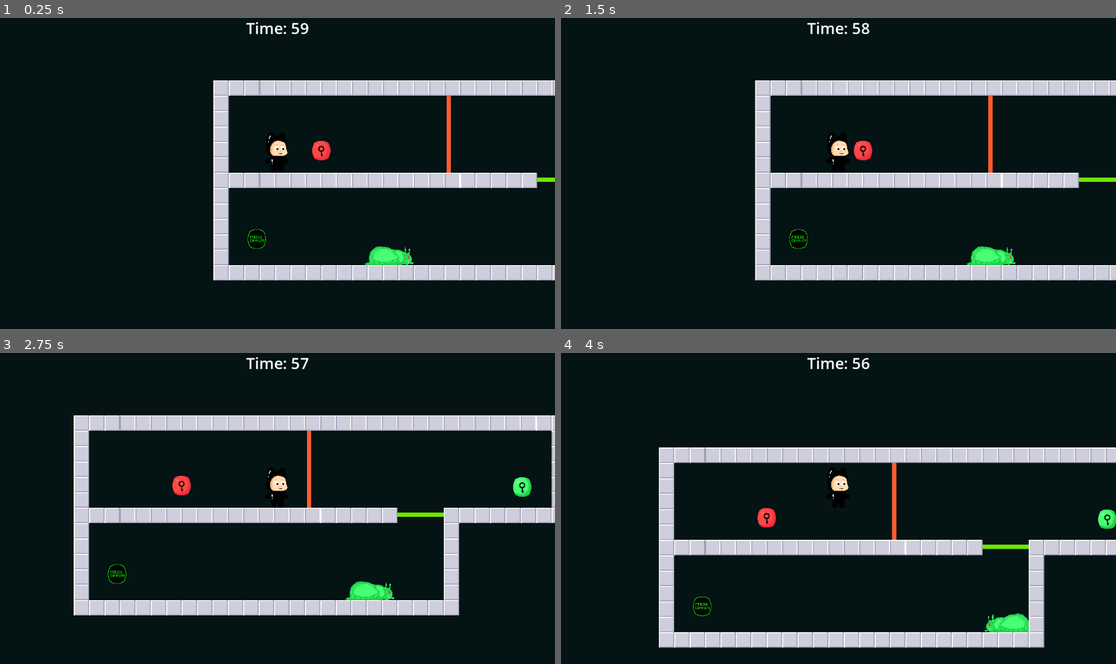
Above: before the commit, frames 1-4 (two rows, left to right).
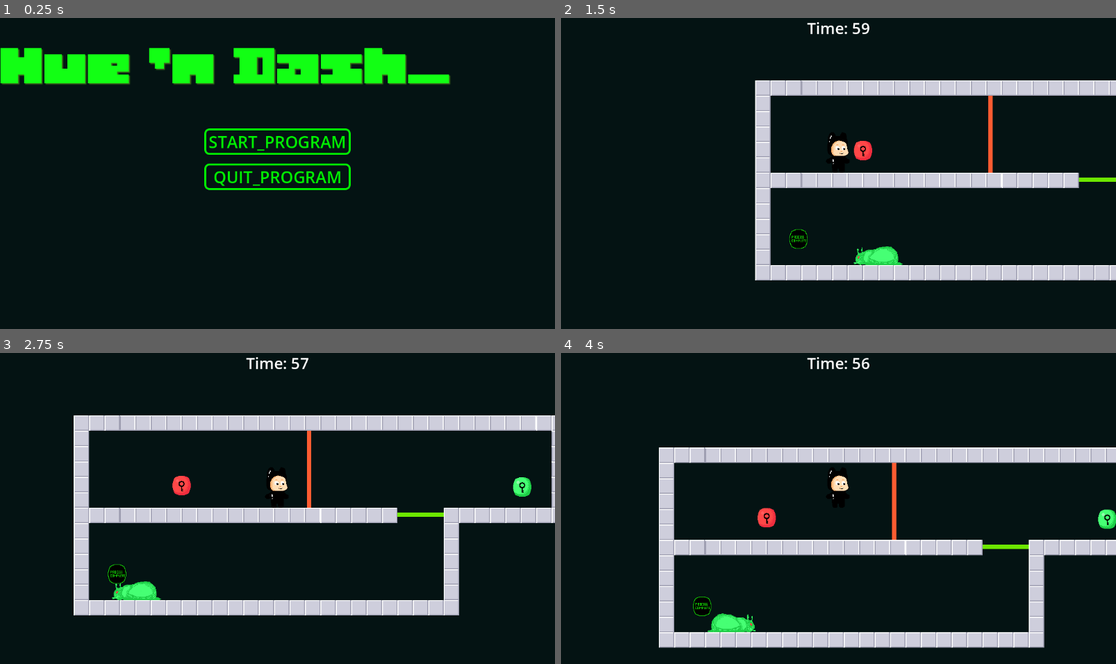
Above: after the commit, the same moments.

Repository: AatishAsh/project-Hues-n-Dash
Game: Godot game, scene res://Scenes/Menu/main_menu.tscn
The game is run twice, just before and just after one commit, with the same random seed, the same clock (stepped at 60 frames per second) and the same inputs. Before the commit the project starts from res://Scenes/Levels/level_1.tscn.
Inputs (mouse positions are in pixels of both pictures, inside the frame that each line leads up to):
- Up to frame 1 (0.25 s): no input
- Up to frame 2 (1.5 s): click (838, 142) at 0.5 s, where only the run after the commit has a clickable "START_PROGRAM"; hold Right (move_right) from 1.28 s (still down); hold E (pick_item) from 1.28 s (still down)
- Up to frame 3 (2.75 s): keep holding Right (move_right); tap Space (jump) at 1.52, 2.27 s; release E (pick_item) at 2.03 s; tap E (pick_item) at 2.1 s
- Up to frame 4 (4 s): release Right (move_right) at 2.78 s; hold A (move_left) 2.78-3.53 s; hold E (pick_item) 2.78-3.53 s; hold Right (move_right) from 3.53 s (still down); tap E (pick_item) at 3.6 s; tap Space (jump) at 3.77 s

The runs differ from the first frame. In frame 1, 19% of the frame differs, in the area x 0-100%, y 1-85%; in frame 2, 0.8%; in frame 3, 0.8%; in frame 4, 0.8%.

Commit message:
Add Main Menu

Diff:
--- /dev/null
+++ b/Scenes/Menu/main_menu.tres
@@ -0,0 +1,15 @@
+[gd_resource type="StyleBoxFlat" format=3 uid="uid://td6ogj4pjrul"]
+
+[resource]
+bg_color = Color(0.6, 0.6, 0.6, 0)
+border_width_left = 4
+border_width_top = 4
+border_width_right = 4
+border_width_bottom = 4
+border_color = Color(0, 0.9529412, 0, 1)
+corner_radius_top_left = 10
+corner_radius_top_right = 10
+corner_radius_bottom_right = 10
+corner_radius_bottom_left = 10
+expand_margin_left = 5.0
+expand_margin_right = 5.0
--- /dev/null
+++ b/Scenes/Menu/main_menu.tscn
@@ -0,0 +1,96 @@
+[gd_scene load_steps=7 format=3 uid="uid://ba1yvibrytyhu"]
+
+[ext_resource type="Texture2D" uid="uid://ccb0e8jlunxv4" path="res://Sprites/UI/tittle_logo.png" id="1_bkwd7"]
+[ext_resource type="Script" uid="uid://dnebrjodpmcgi" path="res://Scripts/UI/main_menu.gd" id="1_tself"]
+[ext_resource type="StyleBox" uid="uid://td6ogj4pjrul" path="res://Scenes/Menu/main_menu.tres" id="3_7jtkx"]
+
+[sub_resource type="StyleBoxFlat" id="StyleBoxFlat_vmek6"]
+bg_color = Color(0.6, 0.6, 0.6, 0)
+border_width_left = 4
+border_width_top = 4
+border_width_right = 4
+border_width_bottom = 4
+border_color = Color(1, 1, 1, 1)
+corner_radius_top_left = 10
+corner_radius_top_right = 10
+corner_radius_bottom_right = 10
+corner_radius_bottom_left = 10
+expand_margin_left = 5.0
+expand_margin_right = 5.0
+
+[sub_resource type="StyleBoxFlat" id="StyleBoxFlat_7jtkx"]
+bg_color = Color(0.6, 0.6, 0.6, 0)
+border_width_left = 4
+border_width_top = 4
+border_width_right = 4
+border_width_bottom = 4
+border_color = Color(0, 0.9529412, 0, 1)
+corner_radius_top_left = 10
+corner_radius_top_right = 10
+corner_radius_bottom_right = 10
+corner_radius_bottom_left = 10
+expand_margin_left = 15.0
+expand_margin_right = 15.0
+
+[sub_resource type="StyleBoxFlat" id="StyleBoxFlat_ab7fb"]
+bg_color = Color(0.6, 0.6, 0.6, 0)
+border_width_left = 4
+border_width_top = 4
+border_width_right = 4
+border_width_bottom = 4
+border_color = Color(1, 1, 1, 1)
+corner_radius_top_left = 10
+corner_radius_top_right = 10
+corner_radius_bottom_right = 10
+corner_radius_bottom_left = 10
+expand_margin_left = 15.0
+expand_margin_right = 15.0
+
+[node name="MainMenu" type="Control"]
+layout_mode = 3
+anchors_preset = 0
+offset_right = 40.0
+offset_bottom = 40.0
+script = ExtResource("1_tself")
+
+[node name="VBoxContainer" type="VBoxContainer" parent="."]
+layout_mode = 1
+offset_top = 63.0
+offset_right = 1152.0
+offset_bottom = 648.0
+
+[node name="TextureRect" type="TextureRect" parent="VBoxContainer"]
+custom_minimum_size = Vector2(50, 80)
+layout_mode = 2
+texture = ExtResource("1_bkwd7")
+expand_mode = 1
+stretch_mode = 4
+
+[node name="Spacer" type="Control" parent="VBoxContainer"]
+custom_minimum_size = Vector2(0, 80)
+layout_mode = 2
+
+[node name="Start" type="Button" parent="VBoxContainer"]
+layout_mode = 2
+size_flags_horizontal = 4
+theme_override_colors/font_color = Color(0, 0.94509804, 0, 1)
+theme_override_font_sizes/font_size = 34
+theme_override_styles/normal = ExtResource("3_7jtkx")
+theme_override_styles/hover = SubResource("StyleBoxFlat_vmek6")
+text = "START_PROGRAM"
+
+[node name="Spacer2" type="Control" parent="VBoxContainer"]
+custom_minimum_size = Vector2(0, 10)
+layout_mode = 2
+
+[node name="Quit" type="Button" parent="VBoxContainer"]
+layout_mode = 2
+size_flags_horizontal = 4
+theme_override_colors/font_color = Color(0, 0.94509804, 0, 1)
+theme_override_font_sizes/font_size = 34
+theme_override_styles/normal = SubResource("StyleBoxFlat_7jtkx")
+theme_override_styles/hover = SubResource("StyleBoxFlat_ab7fb")
+text = "QUIT_PROGRAM"
+
+[connection signal="pressed" from="VBoxContainer/Start" to="." method="_on_start_pressed"]
+[connection signal="pressed" from="VBoxContainer/Quit" to="." method="_on_quit_pressed"]
--- /dev/null
+++ b/Scripts/UI/main_menu.gd
@@ -0,0 +1,10 @@
+extends Control
+
+
+func _on_start_pressed() -> void:
+	get_tree().change_scene_to_file("res://Scenes/Levels/level_1.tscn")
+
+
+
+func _on_quit_pressed() -> void:
+	get_tree().quit()
--- a/project.godot
+++ b/project.godot
@@ -12,7 +12,7 @@
 
 config/name="Hues n Dash"
 config/version="1.0"
-run/main_scene="uid://c4ua84yr7iuy"
+run/main_scene="uid://ba1yvibrytyhu"
 config/features=PackedStringArray("4.5", "Mobile")
 config/icon="uid://b8hj57fi4pktm"
 
Not shown, added: Scripts/UI/main_menu.gd.uid
